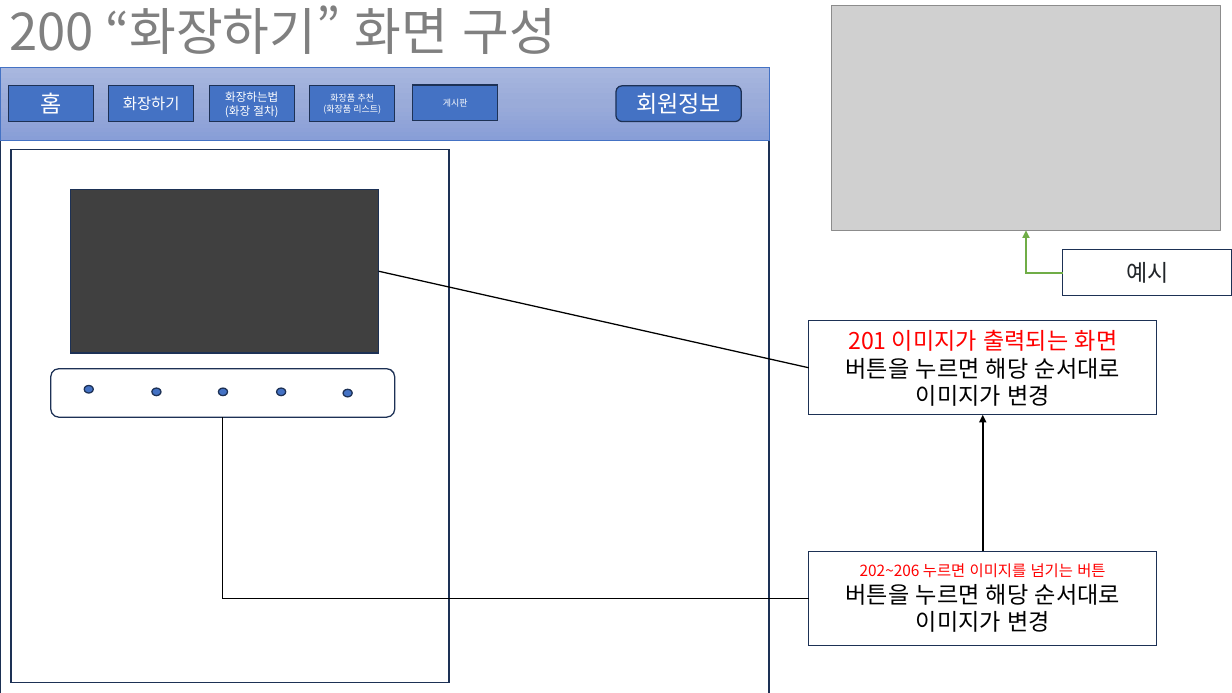
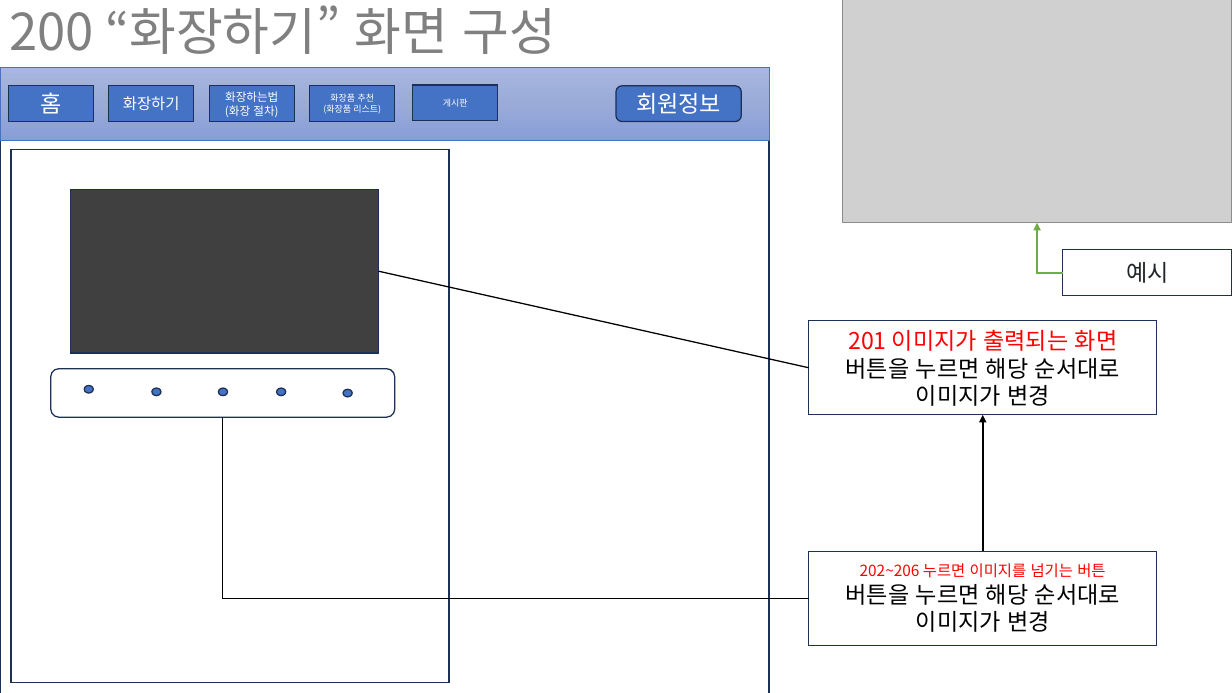
Before and after one commit to hosunghyun/Smart_Makeup_Web, a slide deck: slide 4 of UI프로토타입.pptx. Drawn at 1232x693 pixels with LibreOffice and Linux fonts; fonts in the diff are those of the drawing; grey boxes stand for pictures. Boxes give left, top, right and bottom in pixels: in the first picture for what was removed or moved away, otherwise in the second. Text is boxed around its words. In the diff, an @@ line names an element or a change of style, - is before the commit and + after.

```diff
--- a/UI프로토타입.pptx
+++ b/UI프로토타입.pptx
@@ picture: place and size @@
-picture at box(831, 6, 1221, 231)
+picture at box(842, 0, 1232, 224)
@@ elbow arrow moved from (1063, 273) - (1026, 230) to (1063, 273) - (1037, 223) @@
```
Also in this commit, not shown: 1 other slide changed.
